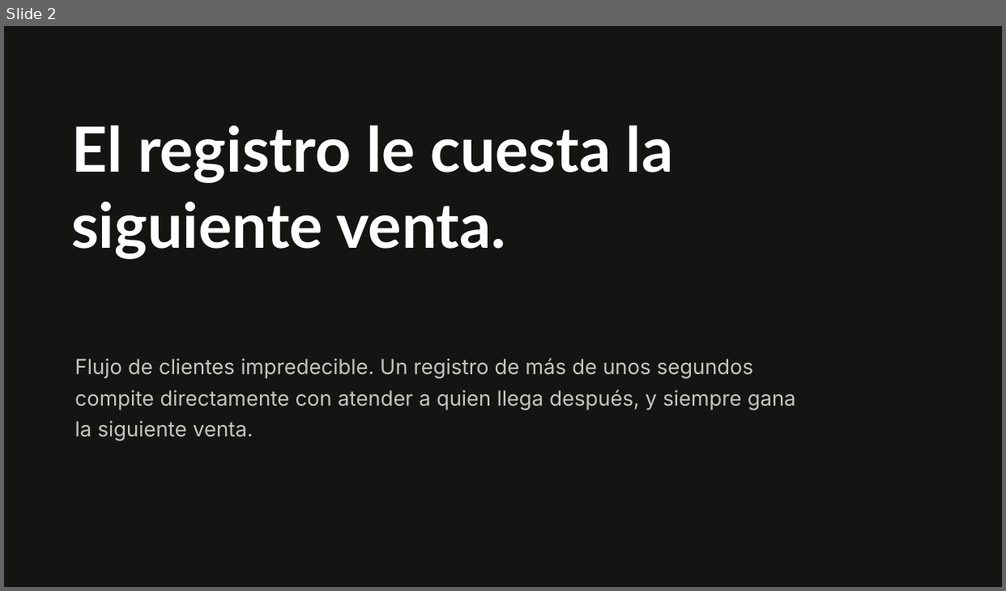
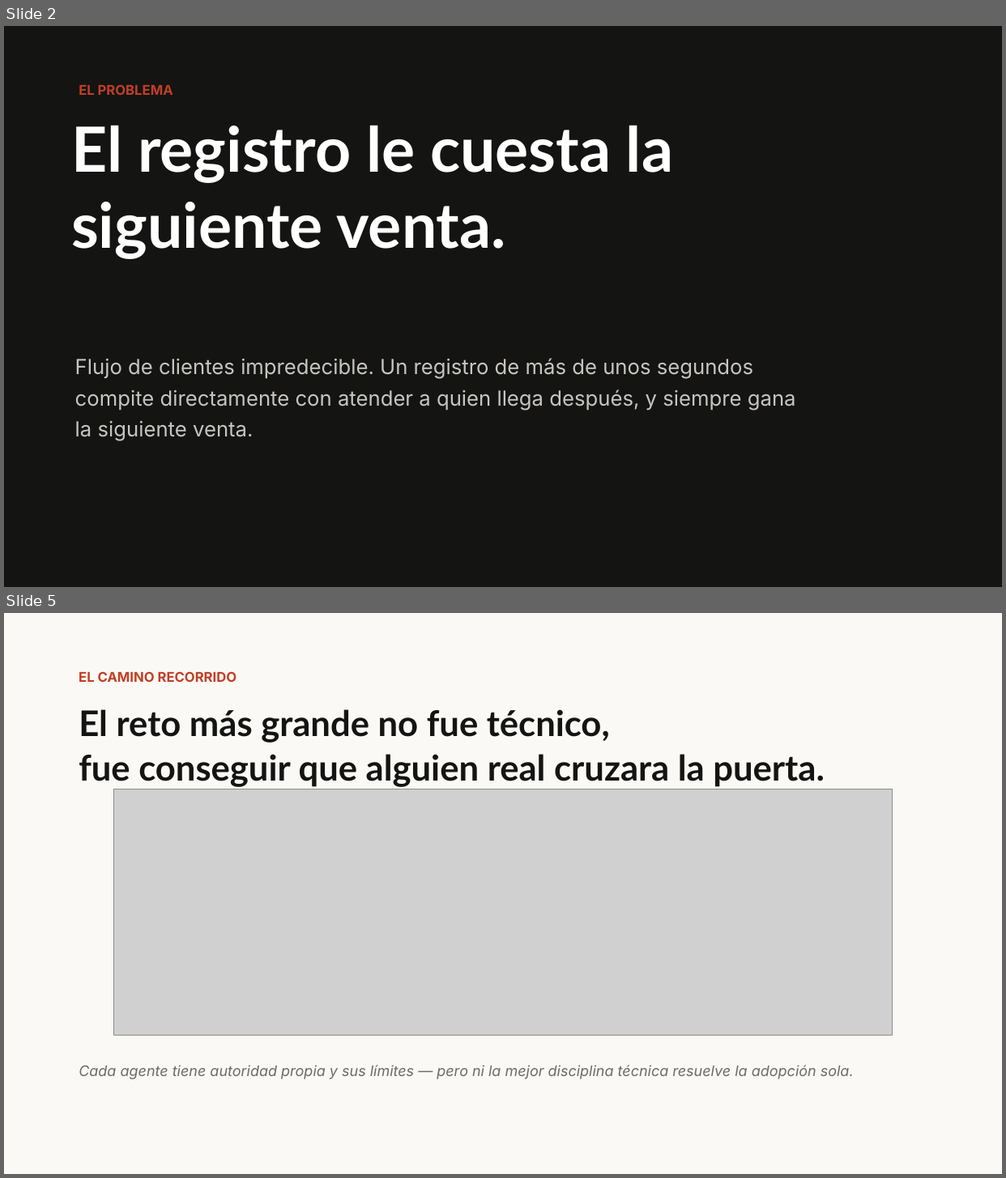
Before and after one commit to claudiafalcon/nahui, a slide deck: evidence/2026-08-22-demo-day/Nahui - Pitch Demo Day v2.pptx. Shown one above the other, each under a label of ours: slide 2 before the commit, slides 2 and 5 after it; the slides between them are not shown. The pictures are 1006x591 and 1006x1178 pixels, drawn with LibreOffice and Linux fonts; fonts in the diff are those of the drawing; grey boxes stand for pictures. Boxes give left, top, right and bottom in pixels: in the first picture for what was removed or moved away, otherwise in the second. Text is boxed around its words. In the diff, an @@ line names an element or a change of style, - is before the commit and + after.

```diff
--- a/evidence/2026-08-22-demo-day/Nahui - Pitch Demo Day v2.pptx
+++ b/evidence/2026-08-22-demo-day/Nahui - Pitch Demo Day v2.pptx
@@ slide 5 added at <box>4,613,1002,1174</box>, background #FFFFFF @@
@@ rectangle added at <box>4,613,1002,1174</box>, fill #FAF9F5 @@
@@ text added at <box>79,671,237,682</box>, 13 pt, text #C13F26, bold @@
+EL CAMINO RECORRIDO
@@ text added at <box>79,709,825,787</box>, 34 pt, text #141413, bold @@
+El reto más grande no fue técnico,
+fue conseguir que alguien real cruzara la puerta.
@@ picture added at <box>114,789,893,1035</box> @@
@@ text added at <box>79,1065,854,1080</box>, 14 pt, text #6B6B6B, italic @@
+Cada agente tiene autoridad propia y sus límites — pero ni la mejor disciplina técnica resuelve la adopción sola.
@@ slide 2 changed as well @@
@@ text added at <box>79,84,173,95</box>, 13 pt, text #C13F26, bold @@
+EL PROBLEMA
```
Also in this commit, not shown: 1 other slide changed, 3 other slides added, 9 slides removed, 1 other file.
